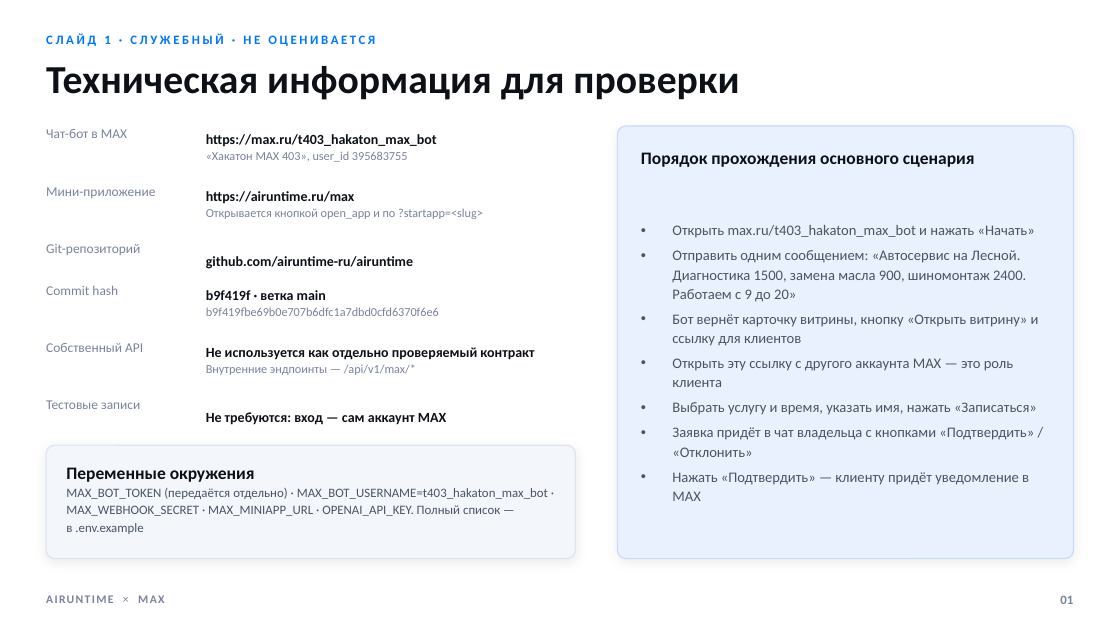
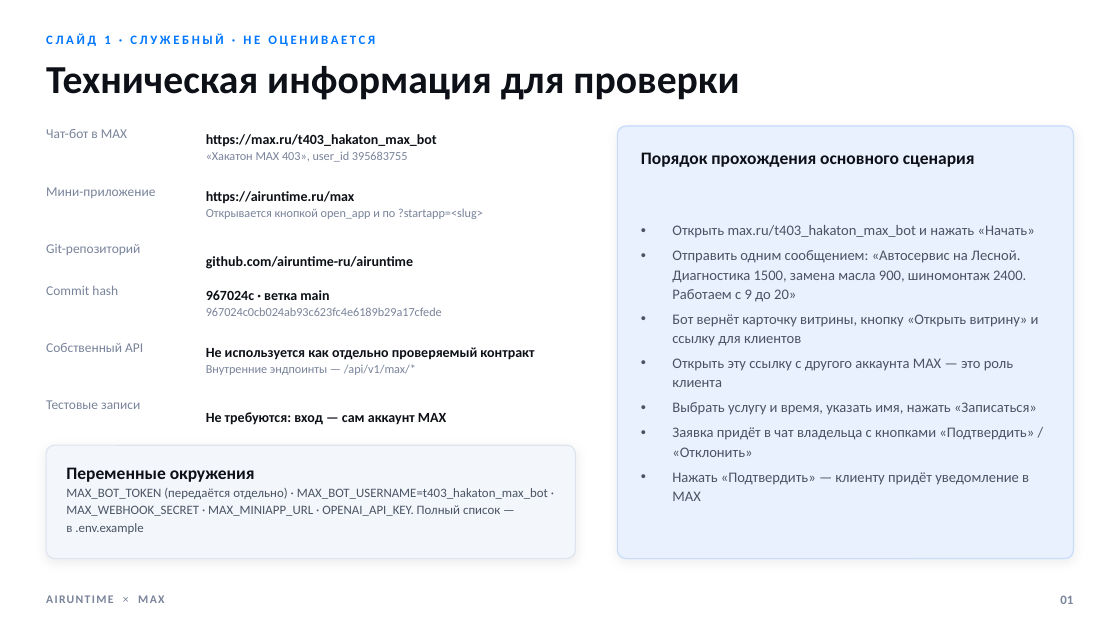
Before and after one commit to airuntime-ru/airuntime, a slide deck: slide 1 of docs/max-presentation/presentation.pptx. Drawn at 1120x630 pixels with LibreOffice and Linux fonts; fonts in the diff are those of the drawing. Boxes give left, top, right and bottom in pixels: in the first picture for what was removed or moved away, otherwise in the second. Text is boxed around its words. In the diff, an @@ line names an element or a change of style, - is before the commit and + after.

```diff
--- a/docs/max-presentation/presentation.pptx
+++ b/docs/max-presentation/presentation.pptx
@@ text at <box>206,290,442,316</box>: text changed @@
-b9f419f · ветка main
-b9f419fbe69b0e707b6dfc1a7dbd0cfd6370f6e6
+967024c · ветка main
+967024c0cb024ab93c623fc4e6189b29a17cfede
```
Also in this commit, not shown: 2 other files.
